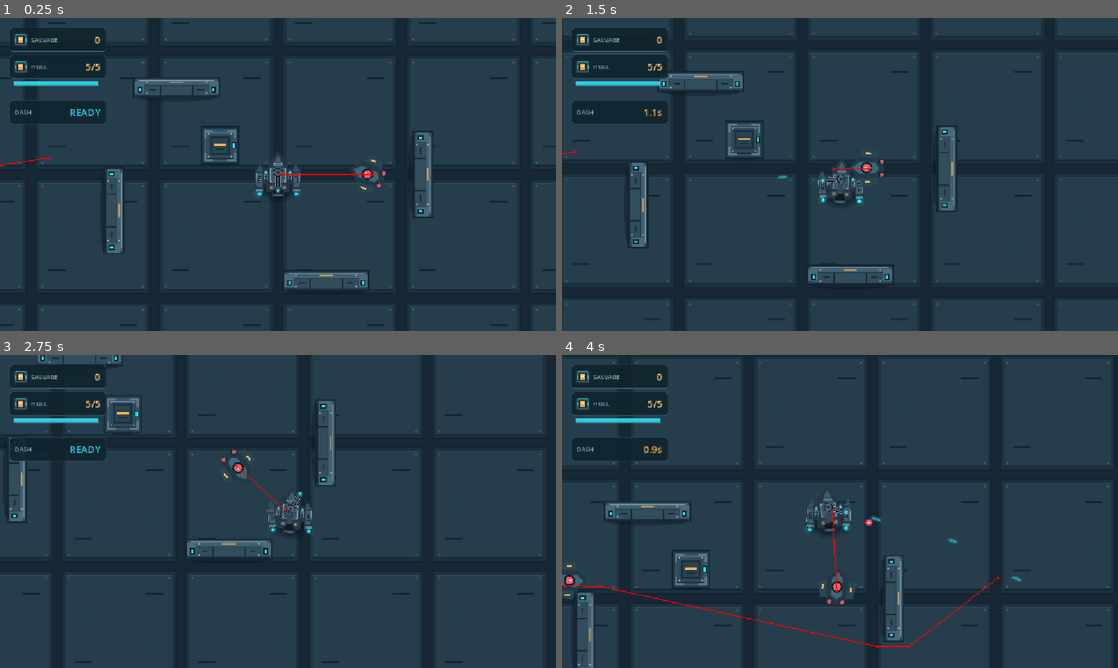
Above: before the commit, frames 1-4 (two rows, left to right).
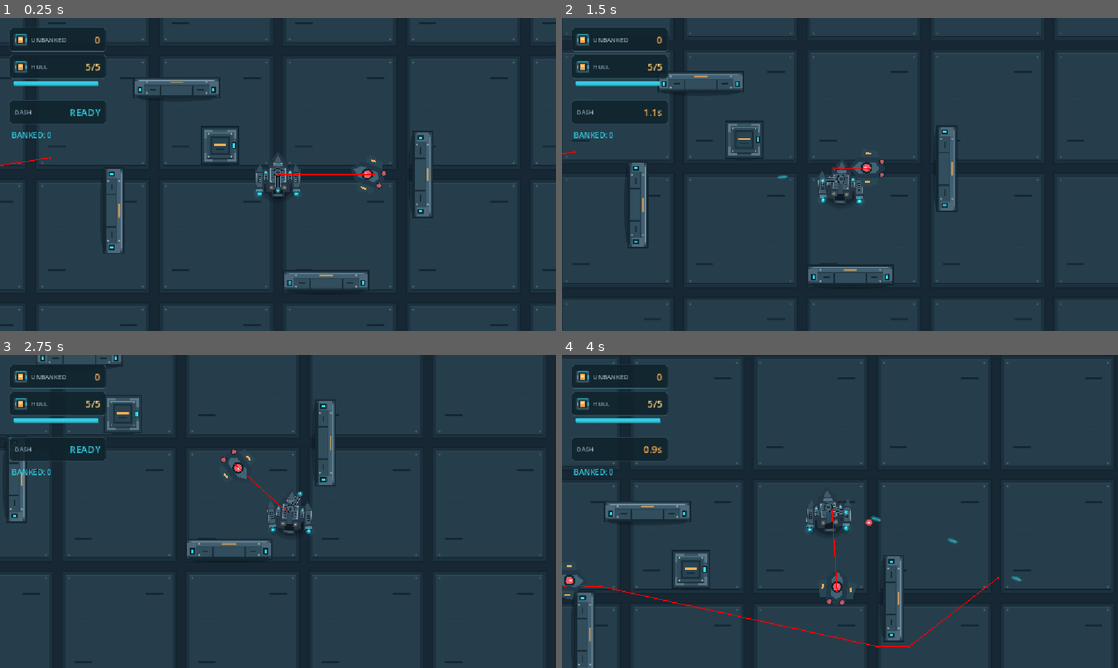
Above: after the commit, the same moments.

Repository: lolalolabob123/NeonSalvage-Godot
Game: Godot game, scene res://scenes/levels/SalvageYard_Prototype.tscn
Two runs of this game, one before a commit and one after it. Both use one fixed random seed, a clock stepped at 60 frames per second and the inputs below.
Inputs (mouse positions are in pixels of both pictures, inside the frame that each line leads up to):
- Up to frame 1 (0.25 s): no input
- Up to frame 2 (1.5 s): move the mouse to (962, 158) at 0.52 s; hold D (move_right) 0.53-1.28 s; tap Space (dash) at 0.6 s; move the mouse to (728, 190) at 1.27 s; hold S (move_down) from 1.28 s (still down); click (728, 190) at 1.35 s
- Up to frame 3 (2.75 s): move the mouse to (333, 442) at 2.02 s; release S (move_down) at 2.03 s; hold D (move_right) from 2.03 s (still down); hold E (interact) from 2.03 s (still down)
- Up to frame 4 (4 s): move the mouse to (812, 574) at 2.77 s; release D (move_right) at 2.78 s; release E (interact) at 2.78 s; hold W (move_up) 2.78-3.53 s; tap Space (dash) at 2.85 s; move the mouse to (1006, 558) at 3.52 s; press the mouse at (1006, 558) at 3.53 s; hold A (move_left) from 3.53 s (still down)

The runs differ from the first frame. In frame 1, 0.2% of the frame differs, in the area x 2-18%, y 6-39%; in frame 2, 0.2%; in frame 3, 0.2%; in frame 4, 0.2%.

Commit message:
added extraction and ui improvments

Diff:
--- a/neon-salvage/scenes/levels/Blacksite7_LayoutTest.tscn
+++ b/neon-salvage/scenes/levels/Blacksite7_LayoutTest.tscn
@@ -13,6 +13,7 @@
 [ext_resource type="Script" uid="uid://bydq36evamwfi" path="res://scripts/ui/facility_mission.gd" id="8_ecyq4"]
 [ext_resource type="Script" uid="uid://bk0u7tf7i7j10" path="res://scripts/ui/mission_hud.gd" id="10_v5ufq"]
 [ext_resource type="Script" uid="uid://bwtlstpn35lkj" path="res://scripts/ui/mission_results.gd" id="13_fs38f"]
+[ext_resource type="Script" uid="uid://d15rr4d8o45pr" path="res://scripts/security_response.gd" id="14_i52rn"]
 
 [sub_resource type="NavigationPolygon" id="NavigationPolygon_r75la"]
 vertices = PackedVector2Array(942, -50, 942, -270, 1682, -270, 1682, 270, 942, 270, 942, 50, 370, -50, 370, 50, 370, 270, -370, 270, -370, -270, 370, -270)
@@ -258,6 +259,7 @@
 
 [node name="MissionController" type="Node" parent="." unique_id=882846755]
 script = ExtResource("8_ecyq4")
+extraction_duration = 20.0
 
 [node name="MissionHUD" type="CanvasLayer" parent="." unique_id=1174053409 node_paths=PackedStringArray("mission_controller")]
 script = ExtResource("10_v5ufq")
@@ -320,3 +322,12 @@
 [node name="RestartButton" type="Button" parent="MissionResults/Overlay/Center/Panel/Margin/Content" unique_id=1559146770]
 layout_mode = 2
 text = "Run again"
+
+[node name="SecurityResponse" type="Node2D" parent="." unique_id=416945543 node_paths=PackedStringArray("mission_controller", "extraction_terminal")]
+script = ExtResource("14_i52rn")
+mission_controller = NodePath("../MissionController")
+sentry_scene = ExtResource("5_jbwxm")
+extraction_terminal = NodePath("../EntryRoom/Extractionterminal")
+
+[node name="ReinforcementSpawn" type="Marker2D" parent="SecurityResponse" unique_id=388084012]
+position = Vector2(1312, 180)
--- a/neon-salvage/scenes/ui/SalvageHUD.tscn
+++ b/neon-salvage/scenes/ui/SalvageHUD.tscn
@@ -60,7 +60,7 @@
 size_flags_horizontal = 3
 theme_override_colors/font_color = Color(0.5686275, 0.68235296, 0.73333335, 1)
 theme_override_font_sizes/font_size = 13
-text = "	SALVAGE"
+text = "UNBANKED"
 
 [node name="Amount" type="Label" parent="SalvagePanel/Row" unique_id=186692559]
 layout_mode = 2
@@ -146,3 +146,10 @@
 max_value = 5.0
 value = 5.0
 show_percentage = false
+
+[node name="BankedLabel" type="Label" parent="." unique_id=1941415350]
+offset_left = 24.0
+offset_top = 230.0
+offset_right = 244.0
+offset_bottom = 258.0
+text = "BANKED: 0"
--- a/neon-salvage/scripts/enemies/sentry_drone.gd
+++ b/neon-salvage/scripts/enemies/sentry_drone.gd
@@ -97,6 +97,22 @@
 	if current_state == SentryState.PURSUE:
 		begin_investigation()
 
+func respond_to_alarm(alarm_position: Vector2) -> void:
+	if current_health <= 0:
+		return
+
+	# Keep pursuing a player already in clear view.
+	if (
+		current_state == SentryState.PURSUE
+		and is_instance_valid(target)
+		and has_line_of_sight()
+	):
+		return
+
+	# Investigate the reported location.
+	last_known_position = alarm_position
+	has_last_known_position = true
+	begin_investigation()
 
 func begin_investigation() -> void:
 	is_winding_up = false
--- /dev/null
+++ b/neon-salvage/scripts/security_response.gd
@@ -0,0 +1,44 @@
+extends Node2D
+
+@export var mission_controller: FacilityMission
+@export var sentry_scene: PackedScene
+@export var extraction_terminal: Node2D
+
+@onready var reinforcement_spawn: Marker2D = $ReinforcementSpawn
+
+var response_deployed: bool = false
+
+func _ready() -> void:
+	if (
+		not is_instance_valid(mission_controller)
+		or sentry_scene == null
+		or not is_instance_valid(extraction_terminal)
+	):
+		push_error("Assign all three SecurityResponse Inspector fields.")
+		return
+
+	mission_controller.extraction_called.connect(
+		_deploy_reinforcement
+	)
+
+func _deploy_reinforcement() -> void:
+	if response_deployed:
+		return
+
+	var sentry := sentry_scene.instantiate() as CharacterBody2D
+
+	if sentry == null:
+		push_error("SecurityResponse needs the SentryDrone scene.")
+		return
+
+	# Set position before _ready records the Sentry's home.
+	sentry.position = to_local(reinforcement_spawn.global_position)
+	sentry.set("patrol_route", null)
+	add_child(sentry)
+
+	sentry.call(
+		"respond_to_alarm",
+		extraction_terminal.global_position
+	)
+
+	response_deployed = true
--- a/neon-salvage/scripts/ui/mission_hud.gd
+++ b/neon-salvage/scripts/ui/mission_hud.gd
@@ -46,7 +46,7 @@
 		var seconds := ceili(mission_controller.extraction_time_left)
 
 		objective_label.text = (
-			"EXTRACTION INBOUND\n"
+			"EXTRACTION INBOUND — SECURITY ALERT\n"
 			+ "Transport arrives in %d seconds." % seconds
 		)
 		objective_label.modulate = Color("#F3AC57")
--- a/neon-salvage/scripts/ui/salvage_hud.gd
+++ b/neon-salvage/scripts/ui/salvage_hud.gd
@@ -4,6 +4,7 @@
 @onready var hull_amount: Label = $HullPanel/Row/Amount
 @onready var hull_bar: ProgressBar = $HullBar
 @onready var dash_amount: Label = $DashPanel/Row/Amount
+@onready var banked_label: Label = $BankedLabel
 
 var player: Node = null
 var pulse_tween: Tween
@@ -13,6 +14,16 @@
 
 func _ready() -> void:
 	amount_label.text = "0"
+
+	ProgressStore.banked_salvage_changed.connect(
+		_on_banked_salvage_changed
+	)
+	_on_banked_salvage_changed(ProgressStore.banked_salvage)
+
+	amount_label.add_theme_color_override(
+		"font_color",
+		Color("#F3AC57")
+	)
 
 	player = get_tree().get_first_node_in_group("player")
 
@@ -127,3 +138,9 @@
 
 	# Apply the updated colour.
 	hull_bar.add_theme_stylebox_override("fill", fill_style)
+
+func _on_banked_salvage_changed(total: int) -> void:
+	banked_label.add_theme_color_override(
+		"font_color",
+		Color("#31CBE0")
+	)
Not shown, added: neon-salvage/scripts/security_response.gd.uid
